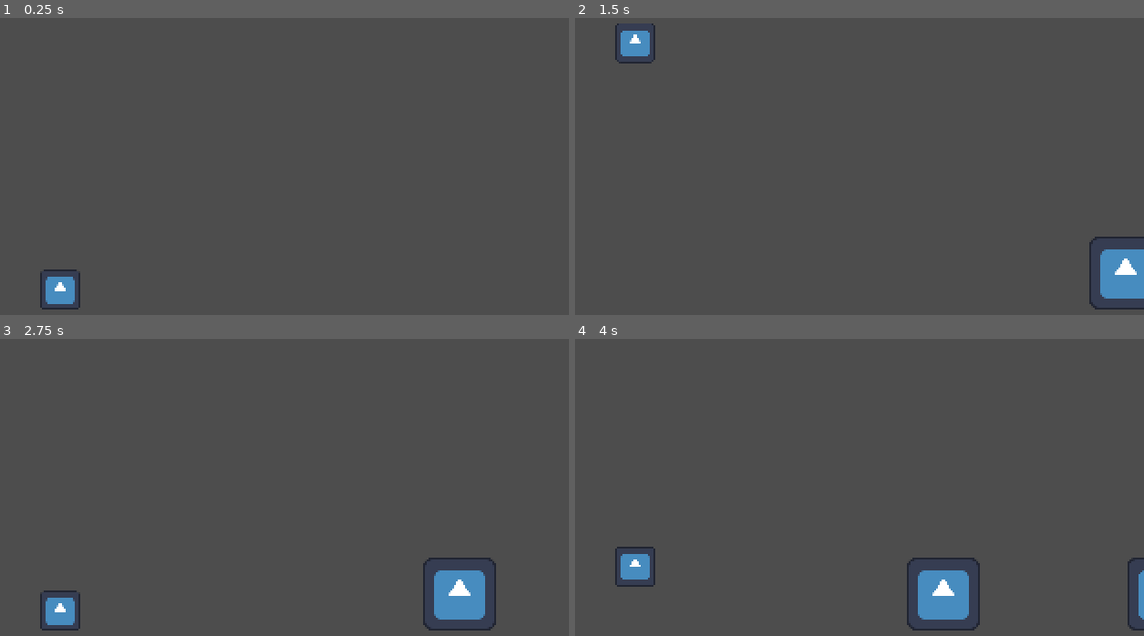
Above: before the commit, frames 1-4 (two rows, left to right).
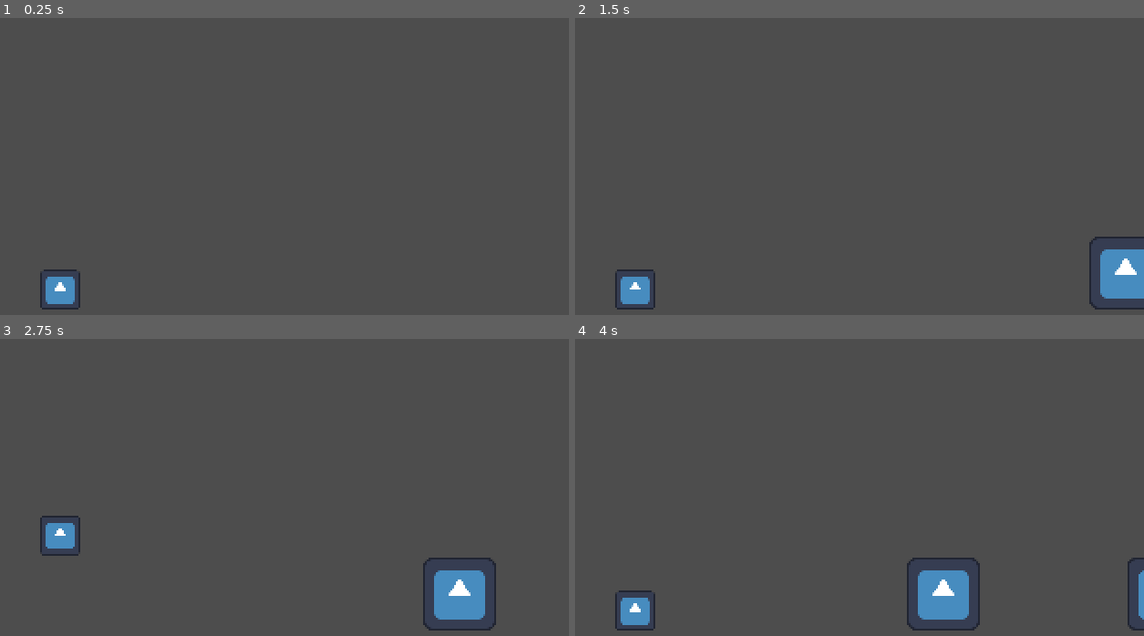
Above: after the commit, the same moments.

Repository: agusgonz/sideproject-gamejam
Game: Godot game, scene res://main.tscn
Same seed, same stepped clock (60 frames per second), same inputs: the game is played once before the commit and once after it. The engine's default icon, where the game draws it, is replaced by a stand-in: a white triangle on a blue panel in a dark square.
Inputs:
- Up to frame 1 (0.25 s): no input
- Up to frame 2 (1.5 s): tap Enter at 0.5 s; hold Up (ui_up) from 0.53 s (still down); tap Space (jump, bound only after the commit) at 0.6, 0.77, 1.07, 1.35 s
- Up to frame 3 (2.75 s): tap Space (jump, bound only after the commit) at 1.52, 1.82, 2.1 s; release Up (ui_up) at 2.03 s; hold Down (ui_down) from 2.03 s (still down)
- Up to frame 4 (4 s): release Down (ui_down) at 2.78 s; hold Up (ui_up) from 2.78 s (still down); tap Space (jump, bound only after the commit) at 2.85, 3.02, 3.32, 3.6, 3.77 s

The runs differ from the first frame. In frame 1, less than 0.1% of the frame differs, in the area x 8-14%, y 87-89%; in frame 2, 1.2%; in frame 3, 1.2%; in frame 4, 1.2%, in the area x 7-15%, y 69-99%.

Commit message:
added jump

Diff:
--- /dev/null
+++ b/entidades/movement_manager.gd
@@ -0,0 +1,32 @@
+extends Node
+
+@export var player : CharacterBody2D
+
+@export var jump_height : float = 64
+@export var seconds_to_ascend : float = 0.5
+@export var seconds_to_descend : float = 0.2
+
+# Parabola ecuations
+@onready var jump_velocity : float = ((2.0 * jump_height) / seconds_to_ascend) * -1
+@onready var jump_gravity : float = ((-2.0 * jump_height) / (seconds_to_ascend * seconds_to_ascend)) * -1
+@onready var fall_gravity : float = ((-2.0 * jump_height) / (seconds_to_descend * seconds_to_descend)) * -1
+
+var speed : float
+
+
+func _physics_process(delta: float) -> void:
+	# Gravity
+	player.velocity.y += get_gravity() * delta
+	if Input.is_action_just_pressed("jump") and player.is_on_floor():
+		jump()
+
+	player.move_and_slide()
+
+func get_gravity():
+	if player.velocity.y < 0:
+		return jump_gravity
+	else:
+		return fall_gravity
+
+func jump():
+	player.velocity.y = jump_velocity
--- a/entidades/player.tscn
+++ b/entidades/player.tscn
@@ -2,6 +2,7 @@
 
 [ext_resource type="Script" uid="uid://c2q7iue113kd2" path="res://player.gd" id="1_11m8g"]
 [ext_resource type="Texture2D" uid="uid://bxoe8os6thuky" path="res://icon.svg" id="2_kp4u0"]
+[ext_resource type="Script" uid="uid://dbswtjkx1mnvp" path="res://entidades/movement_manager.gd" id="3_kp4u0"]
 
 [sub_resource type="RectangleShape2D" id="RectangleShape2D_1bvp3"]
 size = Vector2(16, 19)
@@ -42,4 +43,8 @@
 position = Vector2(0, 10)
 shape = SubResource("RectangleShape2D_of8oi")
 
+[node name="MovementManager" type="Node" parent="." unique_id=160664326 node_paths=PackedStringArray("player")]
+script = ExtResource("3_kp4u0")
+player = NodePath("..")
+
 [connection signal="area_entered" from="HurtBoxDePie" to="." method="_on_hurt_box_de_pie_area_entered"]
--- a/player.gd
+++ b/player.gd
@@ -1,20 +1,10 @@
 extends CharacterBody2D
 signal murio_jugador
-
-const JUMP_VELOCITY = -600.0
-var gravity = ProjectSettings.get_setting("physics/2d/default_gravity")
 
 @onready var colision_pie = $HurtBoxDePie/ColisionDePie
 @onready var colision_agachado = $HurtBoxAgachado/ColisionAgachado
 
 func _physics_process(delta):
-	# Aplicar gravedad
-	if not is_on_floor():
-		velocity.y += gravity * delta
-
-	# Lógica de salto (ej: barra espaciadora o flecha arriba)
-	if Input.is_action_just_pressed("ui_up") and is_on_floor():
-		velocity.y = JUMP_VELOCITY
 
 	# Lógica de agacharse (ej: flecha abajo)
 	if Input.is_action_pressed("ui_down") and is_on_floor():
@@ -26,7 +16,6 @@
 		colision_agachado.disabled = true
 		# Aquí luego reproducirás la animación de correr
 
-	move_and_slide()
 
 func _on_hurt_box_de_pie_area_entered(area: Area2D) -> void:
 	murio_jugador.emit()
--- a/project.godot
+++ b/project.godot
@@ -22,6 +22,15 @@
 window/size/viewport_height=180
 window/stretch/mode="viewport"
 
+[input]
+
+jump={
+"deadzone": 0.2,
+"events": [Object(InputEventKey,"resource_local_to_scene":false,"resource_name":"","device":-1,"window_id":0,"alt_pressed":false,"shift_pressed":false,"ctrl_pressed":false,"meta_pressed":false,"pressed":false,"keycode":0,"physical_keycode":32,"key_label":0,"unicode":32,"location":0,"echo":false,"script":null)
+, Object(InputEventKey,"resource_local_to_scene":false,"resource_name":"","device":-1,"window_id":0,"alt_pressed":false,"shift_pressed":false,"ctrl_pressed":false,"meta_pressed":false,"pressed":false,"keycode":0,"physical_keycode":4194320,"key_label":0,"unicode":0,"location":0,"echo":false,"script":null)
+]
+}
+
 [layer_names]
 
 2d_physics/layer_2="HitBox"
Not shown, added: entidades/movement_manager.gd.uid
